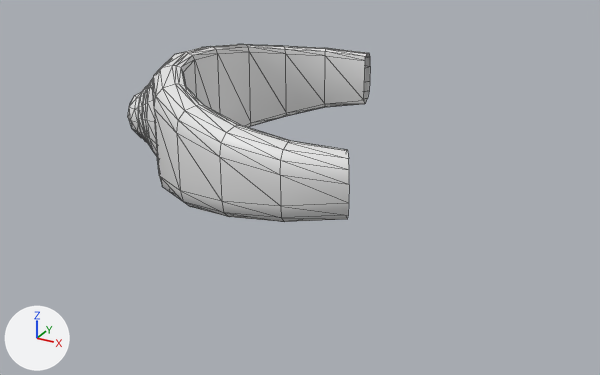
A saved change to the FBX model ringfitter-master/src/static/models/NiceRing1.fbx.
Camera for both pictures: a 50 mm lens placed at (0.0272, -0.0521, 0.0203), pointed at (0.0019, -0.006, -0.0027). The axes (+X, +Y, +Z) are drawn at lower left. The lights are the same throughout. Mesh edges are drawn as thin lines.

Objects in the first picture: 'Ring'.
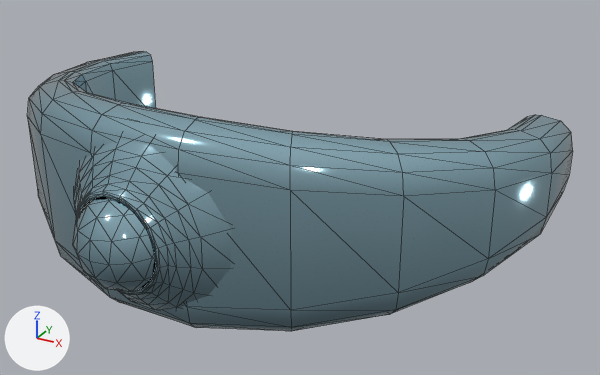
Diff of the bpy script that builds the scene:
```diff
--- a/ringfitter-master/src/static/models/NiceRing1.fbx.py
+++ b/ringfitter-master/src/static/models/NiceRing1.fbx.py
@@ mat_gems_002 @@
+mat_gems_002 = principled_material('Gems.002')
+mat_gems_002.base_color = (0.437, 0.688, 0.8)  # cyan #b1d8e7
+mat_gems_002.metallic = 1.0
+mat_gems_002.roughness = 0.0827
@@ me_defaultmaterial_014 @@
 me_defaultmaterial_014.from_pydata(...)  # 394 vertices, 752 faces; spans x -0.91..0.91, y -1.0..0.27, z -0.3..0.3
-me_defaultmaterial_014.materials.append(mat_defaultmaterial)  # white #e7e7e7
+me_defaultmaterial_014.materials.append(mat_gems_002)  # cyan #b1d8e7
@@ ob_ring @@
 ob_ring = bpy.data.objects.new('Ring', me_defaultmaterial_014)
-ob_ring.location = (0.0, 0.0, 0.0)
-ob_ring.rotation_euler = (0.0, 0.0, -1.237)  # degrees (0, 0, -71)
-ob_ring.scale = (0.0144, 0.0144, 0.0144)
+ob_ring.location = (0.0, -0.00421, 0.0)
+ob_ring.rotation_euler = (0.0, 0.0, -0.0462)  # degrees (0, 0, -2.6)
+ob_ring.scale = (0.0203, 0.0203, 0.0203)
```

Location of each change, [x1, y1, x2, y2] in pixels of the pictures (600 x 375 px):
'Ring', recoloured, moved, turned, rescaled: before [128, 44, 370, 222]; after [27, 51, 573, 331]
